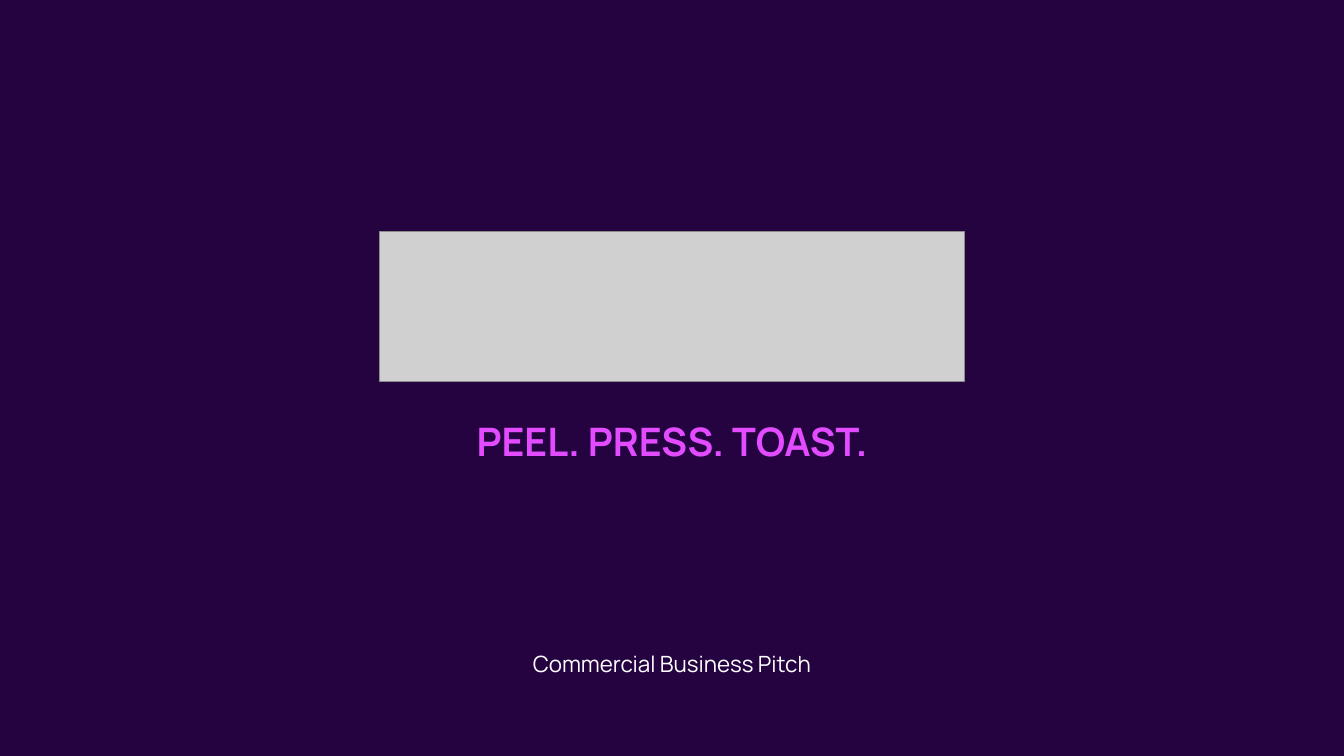
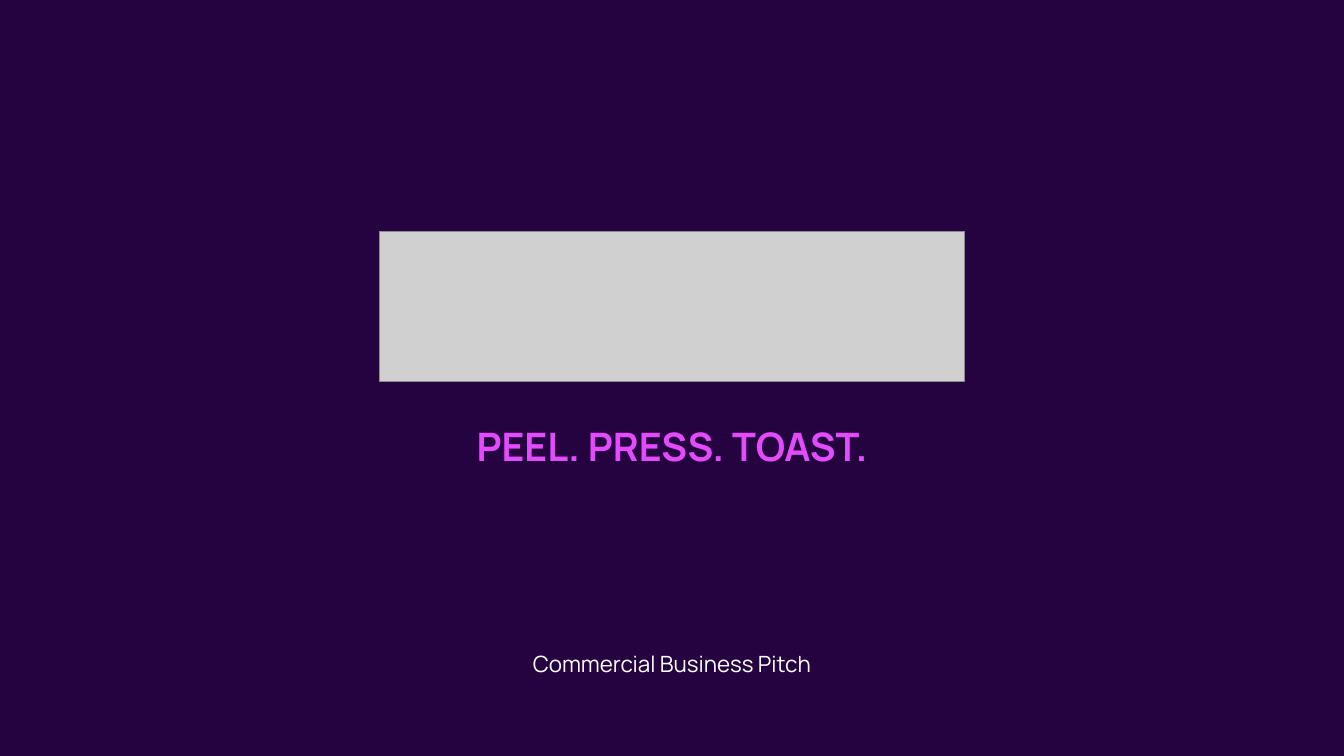
Before and after one commit to JacobCrume/stamp-spreads, a slide deck: slide 1 of presentation/Stamp-pitch.pptx. Drawn at 1344x756 pixels with LibreOffice and Linux fonts; fonts in the diff are those of the drawing; grey boxes stand for pictures. Boxes give left, top, right and bottom in pixels: in the first picture for what was removed or moved away, otherwise in the second. Text is boxed around its words. In the diff, an @@ line names an element or a change of style, - is before the commit and + after.

```diff
--- a/presentation/Stamp-pitch.pptx
+++ b/presentation/Stamp-pitch.pptx
@@ text "PEEL. PRESS. TOAST.": place and size @@
-text "PEEL. PRESS. TOAST." at [477,427,867,457]
+text "PEEL. PRESS. TOAST." at [477,432,867,462]
```
Also in this commit, not shown: 5 other slides changed, 11 slides added, 7 slides removed, 2 other files.
